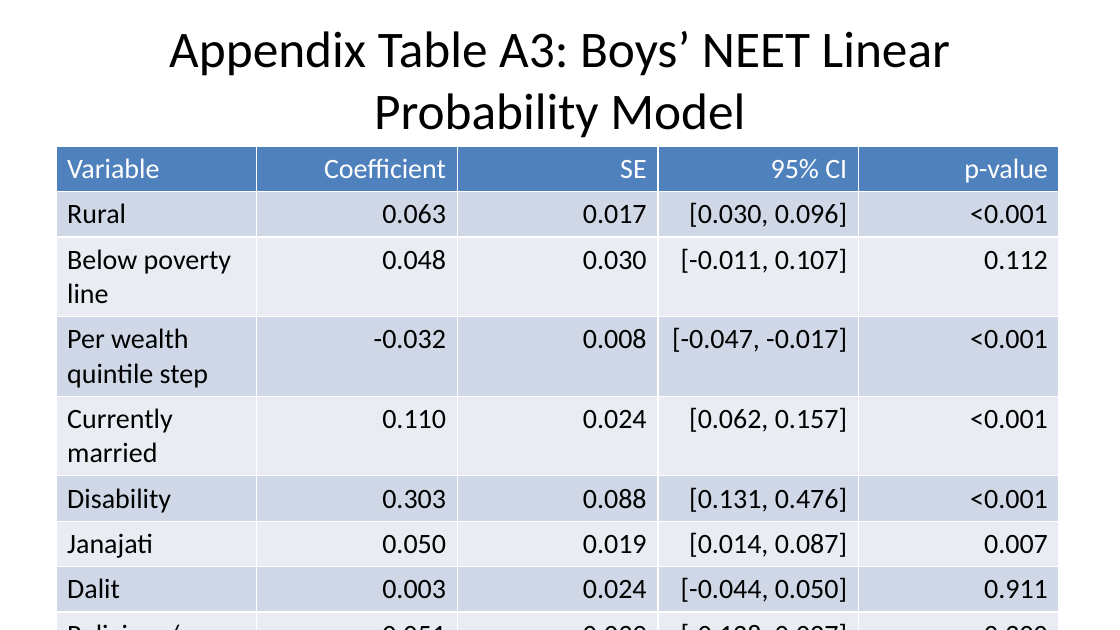
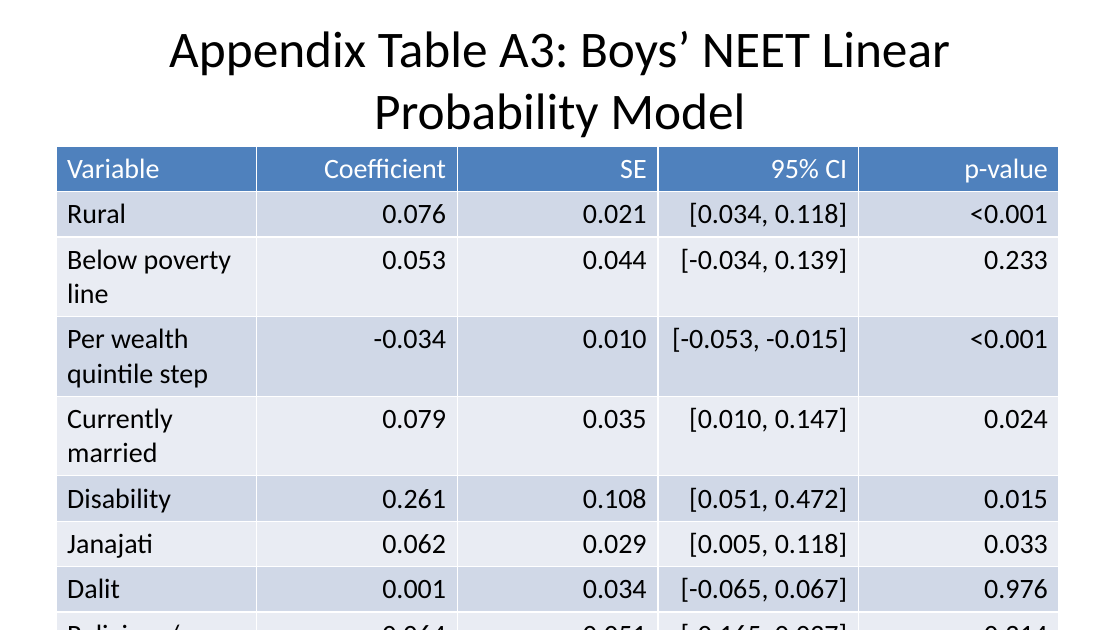
Before and after one commit to hgrueso/nepal-cost-of-inaction, a slide deck: slide 48 of reports/nepal_slides_en.pptx. Drawn at 1120x630 pixels with LibreOffice and Linux fonts; fonts in the diff are those of the drawing. Boxes give left, top, right and bottom in pixels: in the first picture for what was removed or moved away, otherwise in the second. Text is boxed around its words. In the diff, an @@ line names an element or a change of style, - is before the commit and + after.

```diff
--- a/reports/nepal_slides_en.pptx
+++ b/reports/nepal_slides_en.pptx
@@ table at [56,147,1058,606] @@
-row 2: Rural | 0.063 | 0.017 | [0.030, 0.096] | <0.001
+row 2: Rural | 0.076 | 0.021 | [0.034, 0.118] | <0.001
-row 3: Below poverty line | 0.048 | 0.030 | [-0.011, 0.107] | 0.112
+row 3: Below poverty line | 0.053 | 0.044 | [-0.034, 0.139] | 0.233
-row 4: Per wealth quintile step | -0.032 | 0.008 | [-0.047, -0.017] | <0.001
+row 4: Per wealth quintile step | -0.034 | 0.010 | [-0.053, -0.015] | <0.001
-row 5: Currently married | 0.110 | 0.024 | [0.062, 0.157] | <0.001
+row 5: Currently married | 0.079 | 0.035 | [0.010, 0.147] | 0.024
-row 6: Disability | 0.303 | 0.088 | [0.131, 0.476] | <0.001
+row 6: Disability | 0.261 | 0.108 | [0.051, 0.472] | 0.015
-row 7: Janajati | 0.050 | 0.019 | [0.014, 0.087] | 0.007
+row 7: Janajati | 0.062 | 0.029 | [0.005, 0.118] | 0.033
-row 8: Dalit | 0.003 | 0.024 | [-0.044, 0.050] | 0.911
+row 8: Dalit | 0.001 | 0.034 | [-0.065, 0.067] | 0.976
-row 9: Religious/Linguistic | -0.051 | 0.039 | [-0.128, 0.027] | 0.200
+row 9: Religious/Linguistic | -0.064 | 0.051 | [-0.165, 0.037] | 0.214
-row 10: Other caste | -0.028 | 0.208 | [-0.436, 0.380] | 0.892
+row 10: Other caste | -0.063 | 0.169 | [-0.394, 0.269] | 0.711
```
Also in this commit, not shown: 7 other slides changed, 3 slides added, 1 slide removed, 28 other files.
